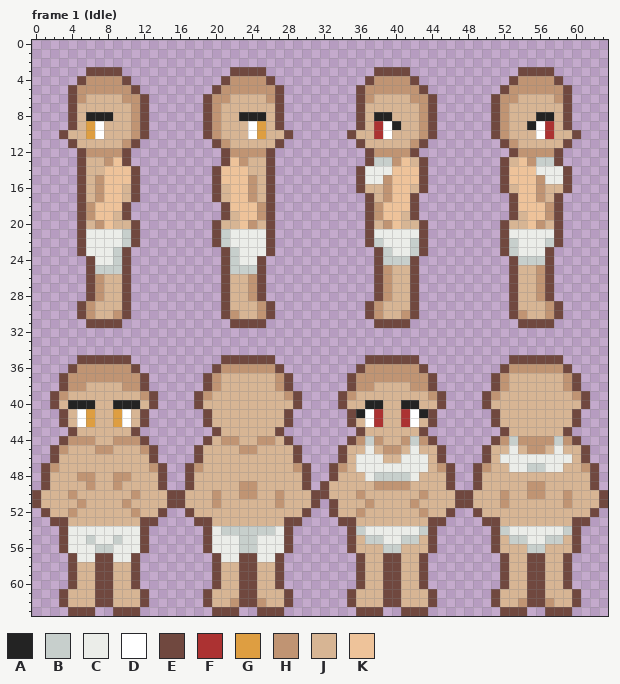
Two states of a pixel-art file, Aseprite/BTCharacter1.aseprite. This is how it looked before the edit.
64x64 pixels, 11 frames. Shown: frame 1 (Idle). The commit also changed other frames, which this record leaves out.
Palette (. is transparent): A #232323  B #c7cfcc  C #ebede9  D #ffffff  E #70483f  F #ac3232  G #de9e41  H #c09473  J #d7b594  K #eec39a
After the commit:
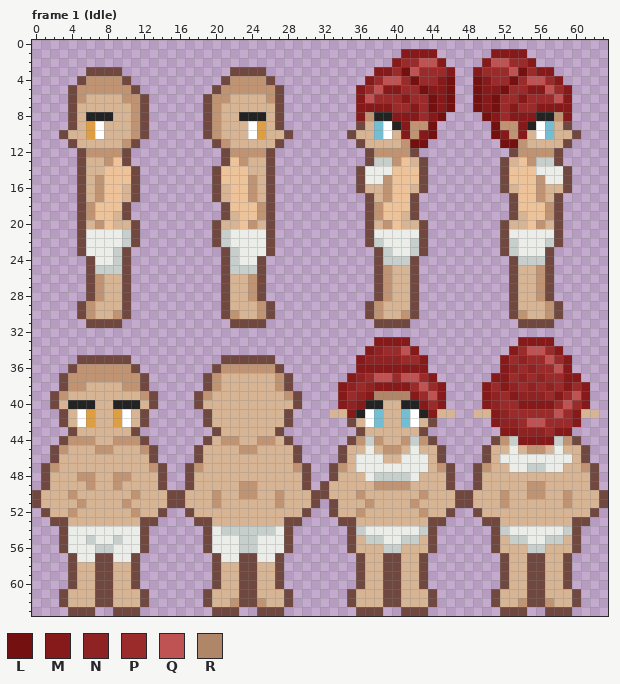
Colours new in this view: L #751010  M #861919  N #8f2323  P #9b2a2a  Q #bf5252  R #af8668
Difference:
layer "Elf-Girl" added
colour F: #ac3232 -> #73bed3
Changed rows in their new state; - is a pixel that keeps its letter.
Frame 1 (Idle), layer "Elf-Girl":
first column x 36:
 1 -----MMMM------MMMM-----
 2 ----MPPQQM----MQQPPM----
 3 --MMPLQPPPM--MPPPQLPMM--
 4 -MPQQPLPPML--LMPPLPQQPM-
 5 MPQMMPPLMML--LMMLPPMMQPM
 6 MQPPPMPPLML--LMLPPMPPPQM
 7 MMMMPPMPLML--LMLPMPPMMMM
 8 MH--MMMPML----LMPMMM--HM
 9 -----MH-L------L-HM-----
10 -----MHML------LMHM-----
11 -----HLL--------LLH-----
first column x 33:
33 -----MMMM------------MMMM-----
34 ----MNPPQM----------MPQQPM----
35 ---MNNNNPPM--------MPNPPQPM---
36 ---MMMMMMMM--------MNPNPPQM---
37 --MNPQQPQQPM------MMPNPNPPMM--
38 -MNPNMMMMPQPM----MPMNPNPNPMPM-
39 -MPNMRRRRMPQM----MNPMNNNPMPQM-
40 -MNM------MPM----MNPPMMMMPQPM-
41 JJM--------MJJ--JJMNPPPPPQPMJJ
42 ------------------MNNPQQPPPM--
43 -------------------MMNNNPMM---
44 ---------------------MMMM-----
Changed places in both pictures, as pixel boxes (x1, y1, x2, y2):
changed: (356, 49, 572, 148)
changed: (329, 337, 599, 445)
